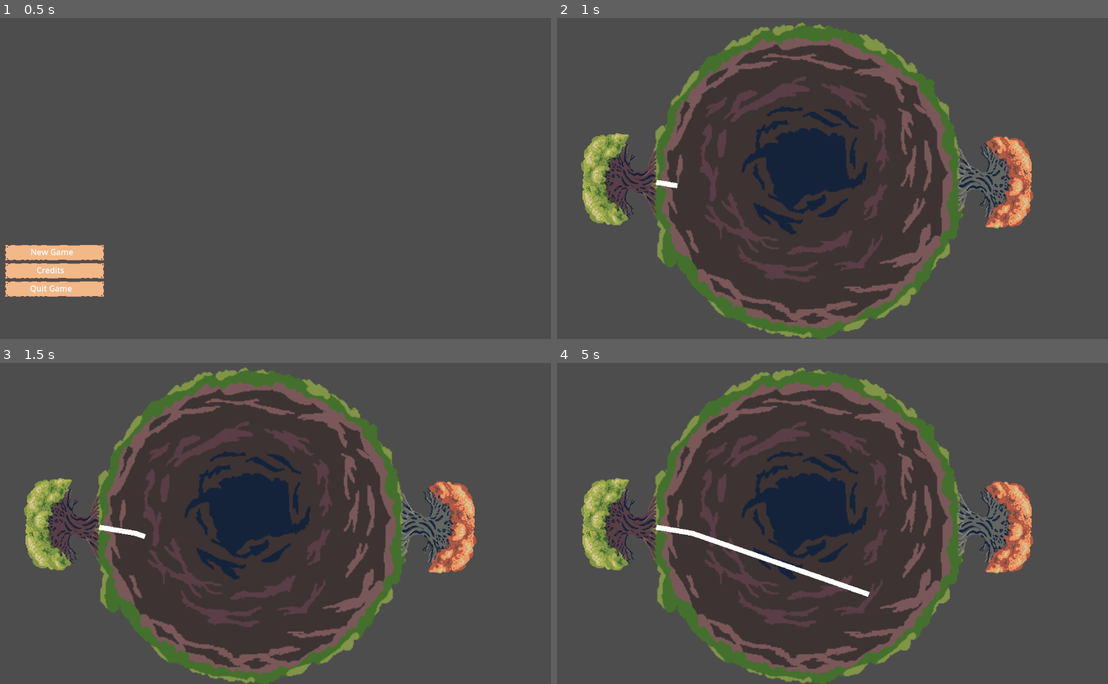
Above: before the commit, frames 1-4 (two rows, left to right).
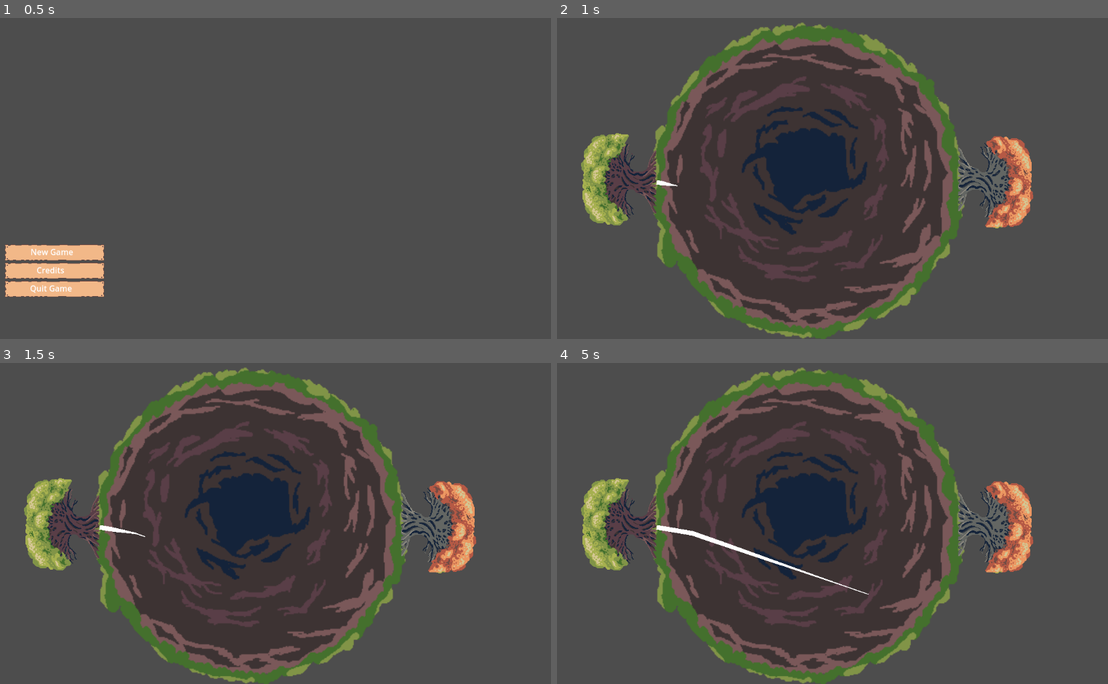
Above: after the commit, the same moments.

Repository: Rotta-Games/ragerootin
Game: Godot game, scene res://main.tscn
Same seed, same stepped clock (60 frames per second), same inputs: the game is played once before the commit and once after it.
Inputs (mouse positions are in pixels of both pictures, inside the frame that each line leads up to):
- Up to frame 1 (0.5 s): no input
- Up to frame 2 (1 s): click "New Game" at 0.5 s
- Up to frame 3 (1.5 s): tap Enter at 1.25 s; move the mouse to (385, 504) at 1.27 s; hold Right from 1.28 s (still down); click (385, 504) at 1.42 s
- Up to frame 4 (5 s): move the mouse to (700, 536) at 2.02 s; release Right at 2.03 s; hold Left 2.03-2.78 s; move the mouse to (876, 449) at 2.77 s; hold Right 2.78-4.28 s; move the mouse to (788, 584) at 3.52 s; click (788, 584) at 3.67 s; move the mouse to (992, 568) at 4.27 s; hold Left from 4.28 s (still down)

Frame 1 is identical in both runs. In frame 2, less than 0.1% of the frame differs, in the area x 17-23%, y 50-54%; in frame 3, less than 0.1%; in frame 4, 0.4%, in the area x 17-57%, y 50-74%.

Commit message:
root scene

Diff:
--- a/Player1.gd
+++ b/Player1.gd
@@ -1,77 +1,15 @@
 extends Sprite2D
 
-@onready var line1 = $Line1
-# @onready var line2 = $Line2
-
-var angle = 10
-var speed = 100
-var turn_speed = 10
-var head_pos = Vector2(0, 0)
-var head_dir = Vector2(1, 0)
-var rng = RandomNumberGenerator.new()
-
-# Called when the node enters the scene tree for the first time.
-func _ready():
-	rng.randomize()
-	$RootTimer.start()
-	head_pos = self.to_local(self.get_position())
-	add_point(line1, head_pos)
-	add_point(line1, head_pos)
-	# print(head_pos.angle())
-
-
-
-func _process(delta):
-	var rotated = head_dir.rotated(angle * delta)
-	head_pos += rotated * speed * delta
-	move_last_point(line1, head_pos)
-
+@onready var root = $Root
 
 func _input(event):
 	if event is InputEventKey:
 		if event.keycode == KEY_LEFT:
-			angle += -turn_speed
+			root.angle += -root.turn_speed
 		if event.keycode == KEY_RIGHT:
-			angle += turn_speed
+			root.angle += root.turn_speed
 	# if event is InputEventMouseButton:
 	# 	if event.button_index == 1 and event.is_pressed():
 	# 		add_point(line1, event.position)
 	# 	if event.button_index == 2 and event.is_pressed():
 	# 		add_point(line2, event.position)
-
-
-func add_point(line, point):
-	var last_point = line.points[-1]
-	line.add_point(point)
-
-	var body = line.get_node("Area")
-	var shape = CollisionShape2D.new()
-	var rect = RectangleShape2D.new()
-
-	shape.position = (last_point + point) / 2
-	shape.rotation = last_point.direction_to(point).angle()
-
-	var length = last_point.distance_to(point)
-	rect.extents = Vector2(length / 2, 5)
-
-	shape.shape = rect
-	body.add_child(shape)
-
-
-func move_last_point(line: Line2D, point: Vector2):
-	line.set_point_position(line.points.size()-1, point)
-	var second_last = line.points[-2]
-
-	var body = line.get_node("Area")
-	var shape = body.get_child(-1)
-	var rect = shape.shape
-
-	shape.position = (second_last + point) / 2
-	shape.rotation = second_last.direction_to(point).angle()
-
-	var length = second_last.distance_to(point)
-	rect.extents = Vector2(length / 2, 5)
-
-
-func _on_root_timer_timeout():
-	add_point(line1, head_pos)
--- a/game.tscn
+++ b/game.tscn
@@ -1,9 +1,10 @@
-[gd_scene load_steps=5 format=3 uid="uid://d0v055pdymdup"]
+[gd_scene load_steps=6 format=3 uid="uid://dk1e5r83rraht"]
 
 [ext_resource type="Texture2D" uid="uid://dv3wqd5ajjukp" path="res://assets/gfx/planet.png" id="1_jqjye"]
 [ext_resource type="Texture2D" uid="uid://bvpssq4vdwi0o" path="res://assets/gfx/tree.png" id="2_3kfm1"]
 [ext_resource type="Script" path="res://Player1.gd" id="3_5isx4"]
 [ext_resource type="Texture2D" uid="uid://b8p2ufu1kj703" path="res://assets/gfx/tree2.png" id="3_py1ko"]
+[ext_resource type="PackedScene" uid="uid://dqskg4p7ccpna" path="res://root.tscn" id="4_l441w"]
 
 [node name="game" type="Node2D"]
 
@@ -32,13 +33,7 @@
 position = Vector2(258, 338)
 script = ExtResource("3_5isx4")
 
-[node name="Line1" type="Line2D" parent="Player1"]
-points = PackedVector2Array(4, 2)
-
-[node name="Area" type="Area2D" parent="Player1/Line1"]
-
-[node name="RootTimer" type="Timer" parent="Player1"]
-wait_time = 0.171
+[node name="Root" parent="Player1" instance=ExtResource("4_l441w")]
 
 [node name="GUI" type="CanvasLayer" parent="."]
 visible = false
@@ -78,5 +73,3 @@
 [node name="QuitButton" type="Button" parent="GUI/Control/CenterContainer/VBoxContainer"]
 layout_mode = 2
 text = "Quit Game"
-
-[connection signal="timeout" from="Player1/RootTimer" to="Player1" method="_on_root_timer_timeout"]
--- /dev/null
+++ b/root.gd
@@ -0,0 +1,57 @@
+extends Node2D
+
+@onready var line = $Line2D
+
+var angle = 10
+var speed = 100
+var turn_speed = 10
+var head_pos = Vector2(0, 0)
+var head_dir = Vector2(1, 0)
+
+func _ready():
+	head_pos = self.get_position()
+	add_point(line, head_pos)
+	add_point(line, head_pos)
+
+
+func _process(delta):
+	var rotated = head_dir.rotated(angle * delta)
+	head_pos += rotated * speed * delta
+	move_last_point(line, head_pos)
+
+
+func add_point(line, point):
+	var last_point = line.points[-1]
+	line.add_point(point)
+
+	var body = line.get_node("Area2D")
+	var shape = CollisionShape2D.new()
+	var rect = RectangleShape2D.new()
+
+	shape.position = (last_point + point) / 2
+	shape.rotation = last_point.direction_to(point).angle()
+
+	var length = last_point.distance_to(point)
+	rect.extents = Vector2(length / 2, 5)
+
+	shape.shape = rect
+	body.add_child(shape)
+
+
+func move_last_point(line: Line2D, point: Vector2):
+	line.set_point_position(line.points.size()-1, point)
+	var second_last = line.points[-2]
+
+	var body = line.get_node("Area2D")
+	var shape = body.get_child(-1)
+	var rect = shape.shape
+
+	shape.position = (second_last + point) / 2
+	shape.rotation = second_last.direction_to(point).angle()
+
+	var length = second_last.distance_to(point)
+	rect.extents = Vector2(length / 2, 5)
+
+
+func _on_segment_timer_timeout():
+	add_point(line, head_pos)
--- /dev/null
+++ b/root.tscn
@@ -0,0 +1,22 @@
+[gd_scene load_steps=3 format=3 uid="uid://dqskg4p7ccpna"]
+
+[ext_resource type="Script" path="res://root.gd" id="1_7sxx2"]
+
+[sub_resource type="Curve" id="Curve_4ewgy"]
+_data = [Vector2(0.139175, 0.918182), 0.0, 0.0, 0, 0, Vector2(1, 0.154545), 0.0, 0.0, 0, 0]
+point_count = 2
+
+[node name="Root" type="Node2D"]
+script = ExtResource("1_7sxx2")
+
+[node name="Line2D" type="Line2D" parent="."]
+points = PackedVector2Array(0, 0)
+width_curve = SubResource("Curve_4ewgy")
+
+[node name="Area2D" type="Area2D" parent="Line2D"]
+
+[node name="SegmentTimer" type="Timer" parent="."]
+wait_time = 0.1
+autostart = true
+
+[connection signal="timeout" from="SegmentTimer" to="." method="_on_segment_timer_timeout"]
